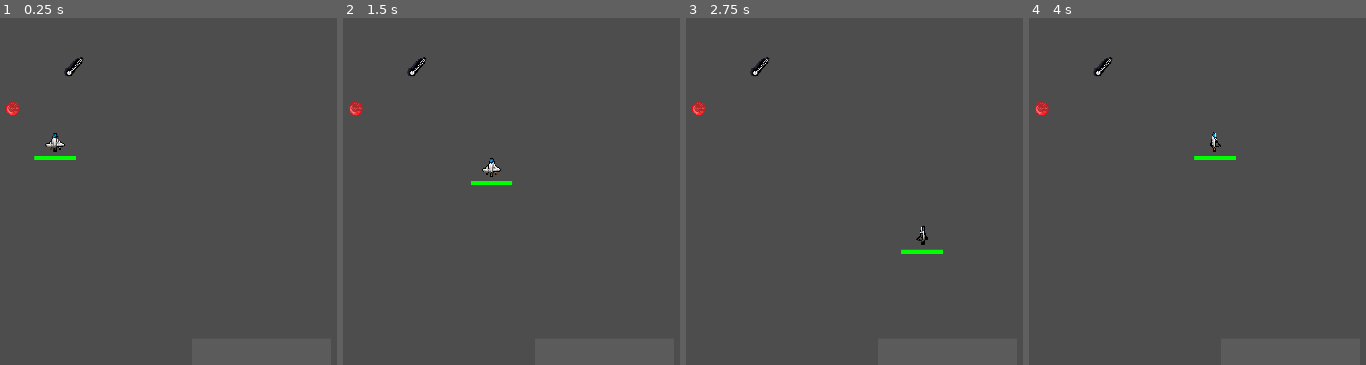
Above: before the commit, frames 1-4 (left to right).
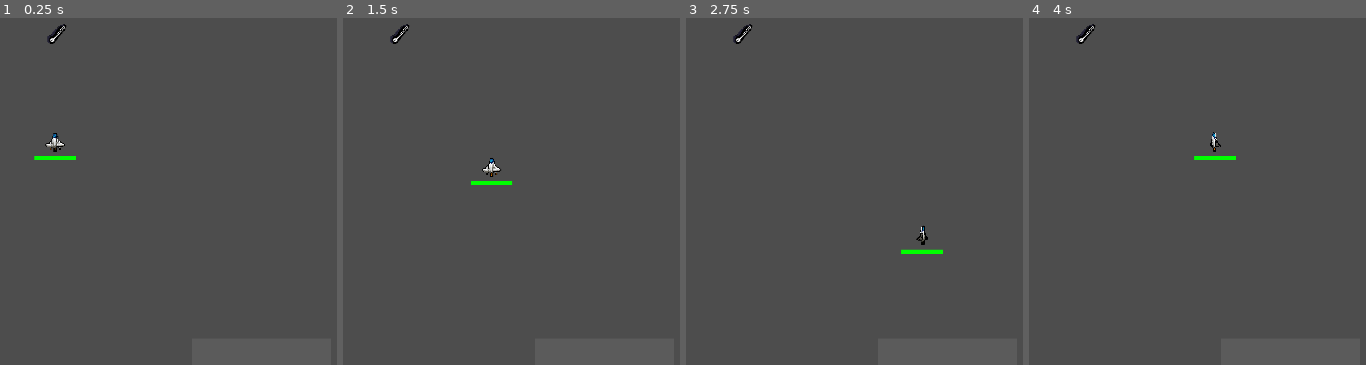
Above: after the commit, the same moments.

Repository: Tigatok/skunkworks-game
Game: Godot game, scene res://Main.tscn
Same seed, same stepped clock (60 frames per second), same inputs: the game is played once before the commit and once after it.
Inputs:
- Up to frame 1 (0.25 s): no input
- Up to frame 2 (1.5 s): tap Enter at 0.5 s; hold Right (move_right) 0.53-1.28 s; tap 1 (1) at 0.6 s; tap 2 (2) at 0.8, 1.35 s; hold Down (move_down) from 1.28 s (still down)
- Up to frame 3 (2.75 s): tap 3 (3) at 1.55, 2.1 s; release Down (move_down) at 2.03 s; hold Right (move_right) from 2.03 s (still down); tap 1 (1) at 2.3 s
- Up to frame 4 (4 s): release Right (move_right) at 2.78 s; hold Up (move_up) 2.78-3.53 s; tap 1 (1) at 2.85 s; tap 2 (2) at 3.05, 3.6 s; tap Space (Space) at 3.5 s; hold Left (move_left) from 3.53 s (still down); tap 3 (3) at 3.8 s

The runs differ from the first frame. In frame 1, 0.4% of the frame differs, in the area x 1-25%, y 1-28%; in frame 2, 0.4%; in frame 3, 0.4%; in frame 4, 0.4%.

Commit message:
Simplify weapon/item code.

Diff:
--- a/Item/Item.gd
+++ b/Item/Item.gd
@@ -1,4 +1,4 @@
-class_name Item extends Node
+class_name Item extends Node2D
 
 enum ItemType {
 	EQUIPMENT,
@@ -13,12 +13,41 @@
 @export var icon: Texture
 @export var type: ItemType
 
-func _init(id:int, item_name:String, icon:Texture, type:ItemType):
-	self.id = id
-	self.item_name = item_name
-	self.icon = icon
-	self.type = type
+#func _ready(id:int, item_name:String, icon:Texture, type:ItemType):
+#	self.id = id
+#	self.item_name = item_name
+#	self.icon = icon
+#	self.type = type
 
 # Emit a signal so that whatever the item actually is, can handle it.
 func use():
-	emit_signal('use_item')
+#	emit_signal('use_item')
+	print("TE")
+
+func _ready():
+	var item_pickup_instance = $ItemPickup
+	item_pickup_instance.get_node("ItemIcon").texture = icon
+
+
+#const ItemType = Item.ItemType
+#
+#@export var item_id: int
+#@export var item_name: String
+#@export var item_icon: Texture
+#@export var item_type: ItemType
+#
+#func _ready():
+#	var item = Item.new(item_id, item_name, item_icon, item_type)
+#	var item_pickup_instance = $ItemPickup
+#	item_pickup_instance.item = item
+#	item_pickup_instance.get_node("ItemIcon").texture = item_icon
+#	item.connect('use_item', Callable(self, '_on_use_item'))
+##	add_child(item_pickup_instance)
+#
+#func _on_use_item():
+#	var missile = load("res://Missile/missile.tscn")
+#	missile = missile.instantiate()
+#	missile.linear_velocity = Vector2(1, (-4 * missile.speed))
+#	missile.position = position
+#	missile.damage = 5
+#	self.add_child(missile)
--- /dev/null
+++ b/Item/Item.tscn
@@ -0,0 +1,9 @@
+[gd_scene load_steps=3 format=3 uid="uid://cbvymn4nh8gi4"]
+
+[ext_resource type="Script" path="res://Item/Item.gd" id="1_mlu2o"]
+[ext_resource type="PackedScene" uid="uid://brimw4vdfx63j" path="res://Item/ItemPickup/ItemPickup.tscn" id="2_2f7pu"]
+
+[node name="Item" type="Node2D"]
+script = ExtResource("1_mlu2o")
+
+[node name="ItemPickup" parent="." instance=ExtResource("2_2f7pu")]
--- a/Item/ItemPickup/ItemPickup.gd
+++ b/Item/ItemPickup/ItemPickup.gd
@@ -5,6 +5,7 @@
 @export var texture:Texture
 
 func _ready():
+	item = get_parent()
 	if(texture):
 		sprite.texture = texture
 
--- a/Main.tscn
+++ b/Main.tscn
@@ -1,10 +1,9 @@
-[gd_scene load_steps=6 format=3 uid="uid://dmunb1vxfj0w8"]
+[gd_scene load_steps=5 format=3 uid="uid://dmunb1vxfj0w8"]
 
 [ext_resource type="PackedScene" uid="uid://bq7rtwda5y4lb" path="res://Player/Player.tscn" id="2_043f6"]
 [ext_resource type="PackedScene" uid="uid://dc7pprina7ai6" path="res://HUD/InventoryBar.tscn" id="3_afki7"]
-[ext_resource type="PackedScene" uid="uid://ifsuqt3ecpdm" path="res://Weapon/Weapon/Weapon.tscn" id="3_ix25a"]
+[ext_resource type="PackedScene" uid="uid://cbvymn4nh8gi4" path="res://Item/Item.tscn" id="3_es4en"]
 [ext_resource type="Texture2D" uid="uid://cdd702vhdy7dq" path="res://Weapon/weapon.png" id="4_b1pvl"]
-[ext_resource type="Texture2D" uid="uid://cld4cmvqmnh5m" path="res://Missile/missile-1.png" id="5_kduh5"]
 
 [node name="Main" type="Node"]
 
@@ -24,14 +23,8 @@
 grow_horizontal = 2
 grow_vertical = 0
 
-[node name="Cannon2" parent="." instance=ExtResource("3_ix25a")]
-position = Vector2(512, 367)
-item_id = 1
+[node name="Cannon" parent="." instance=ExtResource("3_es4en")]
+position = Vector2(471, 288)
+id = 1
 item_name = "Cannon"
-item_icon = ExtResource("4_b1pvl")
-
-[node name="Ball1" parent="." instance=ExtResource("3_ix25a")]
-position = Vector2(362, 463)
-item_id = 2
-item_name = "Ball"
-item_icon = ExtResource("5_kduh5")
+icon = ExtResource("4_b1pvl")
--- a/Weapon/Weapon/Weapon.gd
+++ /dev/null
@@ -1,24 +0,0 @@
-extends Node2D
-
-const ItemType = Item.ItemType
-
-@export var item_id: int
-@export var item_name: String
-@export var item_icon: Texture
-@export var item_type: ItemType
-
-func _ready():
-	var item = Item.new(item_id, item_name, item_icon, item_type)
-	var item_pickup_instance = $ItemPickup
-	item_pickup_instance.item = item
-	item_pickup_instance.get_node("ItemIcon").texture = item_icon
-	item.connect('use_item', Callable(self, '_on_use_item'))
-#	add_child(item_pickup_instance)
-
-func _on_use_item():
-	var missile = load("res://Missile/missile.tscn")
-	missile = missile.instantiate()
-	missile.linear_velocity = Vector2(1, (-4 * missile.speed))
-	missile.position = position
-	missile.damage = 5
-	self.add_child(missile)
--- a/Weapon/Weapon/Weapon.tscn
+++ /dev/null
@@ -1,9 +0,0 @@
-[gd_scene load_steps=3 format=3 uid="uid://ifsuqt3ecpdm"]
-
-[ext_resource type="Script" path="res://Weapon/Weapon/Weapon.gd" id="1_yqinc"]
-[ext_resource type="PackedScene" uid="uid://brimw4vdfx63j" path="res://Item/ItemPickup/ItemPickup.tscn" id="2_ay4ds"]
-
-[node name="Weapon" type="Node2D"]
-script = ExtResource("1_yqinc")
-
-[node name="ItemPickup" parent="." instance=ExtResource("2_ay4ds")]
